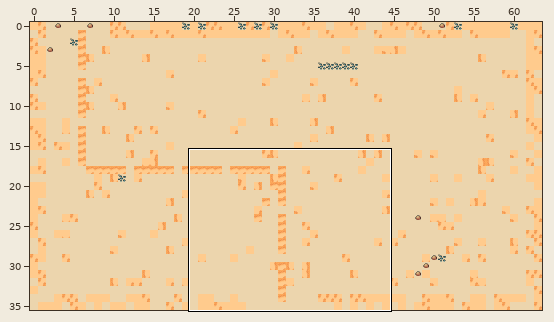
Two versions of a level (Tiled map, game/assets/resources/data/levels/chapter-3/room-15.tmx). The picture above shows the old version from afar; the outline marks the close-up.
Close-up. Earlier state:
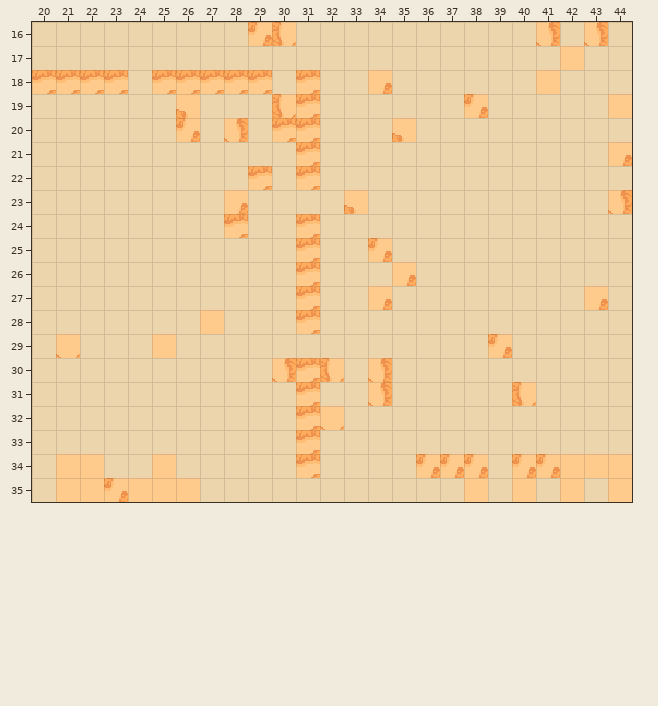
Cells are 16x16 px. Shown: x 20..44, y 16..35. The commit also changed other parts of the map, which this record leaves out. The commit also replaced the tileset; all pictures use the new one.
New version:
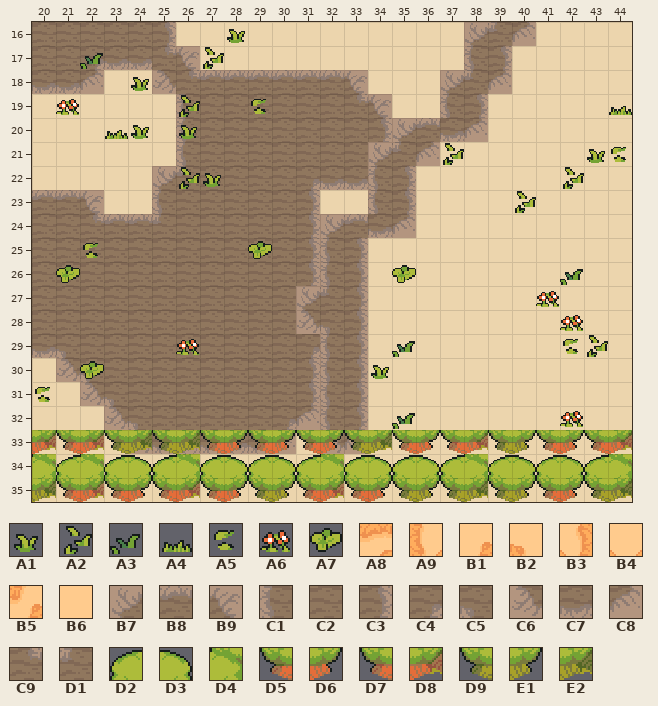
Key: from "floordetail": A1 32, A2 33, A3 34, A4 35, A5 36, A6 37, A7 39; from "tilefloor": A8 5, A9 26, B1 27, B2 28, B3 29, B4 30, B5 31, B6 34, B7 319, B8 320, B9 321, C1 341, C2 342, C3 343, C4 346, C5 347, C6 363, C7 364, C8 365, C9 368, D1 369; from "village": D2 124, D3 125, D4 141, D5 144, D6 145, D7 160, D8 161, D9 204, E1 205, E2 221.
__ is an empty cell.
Tiles replaced or removed in this view: A8, A9, B1, B2, B3, B4, B5, B6.
The exact change:
Changed rows in their new state; .. is an unchanged cell.
Layer "ground":
first column x 20:
16 C2 C2 C2 C2 C2 C3 .. .. .. .. .. .. .. .. ..
17 C2 C2 C4 C7 C7 C9 B9 .. .. .. .. .. .. .. ..
18 C7 C7 C8 .. .. C6 C9 B8 B8 B8 B8 B8 B8 B9 ..
19 .. .. .. .. .. .. C1 C2 C2 C2 C2 C2 C2 C9 B9
20 .. .. .. .. .. .. C1 C2 C2 C2 C2 C2 C2 C2 C3
21 .. .. .. .. .. .. C1 C2 C2 C2 C2 C2 C2 C2 ..
22 .. .. .. .. .. B7 D1 C2 C2 C2 C2 C4 C7 C7 ..
23 B8 B8 B9 .. .. C1 C2 C2 C2 C2 C2 C3 .. .. ..
24 C2 C2 C9 B8 B8 D1 C2 C2 C2 C2 C2 C3 .. .. ..
25 C2 C2 C2 C2 C2 C2 C2 C2 C2 C2 C2 C3 .. .. ..
26 C2 C2 C2 C2 C2 C2 C2 C2 C2 C2 C2 C3 .. .. ..
27 C2 C2 C2 C2 C2 C2 C2 C2 C2 C2 C2 .. .. .. ..
28 C2 C2 C2 C2 C2 C2 C2 C2 C2 C2 C2 .. .. .. ..
29 C7 C5 C2 C2 C2 C2 C2 C2 C2 C2 C2 C4 .. .. ..
30 .. C6 C5 C2 C2 C2 C2 C2 C2 C2 C2 C3 .. .. ..
31 .. .. C6 C5 C2 C2 C2 C2 C2 C2 C2 C3 .. .. ..
32 .. .. .. C6 C5 C2 C2 C2 C2 C2 C4 C8 .. .. ..
33 .. .. .. .. C6 C7 C7 C7 C7 C7 C8 .. .. .. ..
Layer "path":
first column x 20:
16 .. .. .. .. .. .. .. .. .. .. .. .. .. .. .. .. .. .. B7 D1 C8
17 .. .. .. .. .. .. .. .. .. .. .. .. .. .. .. .. .. .. C1 C3 ..
18 __ __ __ __ .. __ __ __ __ __ .. __ .. .. .. .. .. B7 D1 C8 ..
19 .. .. .. .. .. .. .. .. .. .. .. __ .. .. .. .. .. C1 C3 .. ..
20 .. .. .. .. .. .. .. .. .. .. __ __ .. .. .. B7 B8 C7 C8 .. ..
21 .. .. .. .. .. .. .. .. .. .. .. __ .. .. B7 D1 C8 .. .. .. ..
22 .. .. .. .. .. .. .. .. .. __ .. __ .. .. C1 C3 .. .. .. .. ..
23 .. .. .. .. .. .. .. .. .. .. .. .. .. .. C1 C3 .. .. .. .. ..
24 .. .. .. .. .. .. .. .. __ .. .. __ B7 B8 C7 C8 .. .. .. .. ..
25 .. .. .. .. .. .. .. .. .. .. .. __ C1 C3 .. .. .. .. .. .. ..
26 .. .. .. .. .. .. .. .. .. .. .. __ C1 C3 .. .. .. .. .. .. ..
27 .. .. .. .. .. .. .. .. .. .. .. B7 D1 C3 .. .. .. .. .. .. ..
28 .. .. .. .. .. .. .. .. .. .. .. C6 C5 C3 .. .. .. .. .. .. ..
29 .. .. .. .. .. .. .. .. .. .. .. .. C1 C3 .. .. .. .. .. .. ..
30 .. .. .. .. .. .. .. .. .. .. .. __ C1 C3 .. .. .. .. .. .. ..
31 .. .. .. .. .. .. .. .. .. .. .. __ C1 C3 .. .. .. .. .. .. ..
32 .. .. .. .. .. .. .. .. .. .. .. __ C1 C3 .. .. .. .. .. .. ..
33 .. .. .. .. .. .. .. .. .. .. .. __ C6 C8 .. .. .. .. .. .. ..
34 .. .. .. .. .. .. .. .. .. .. .. __ .. .. .. .. .. .. .. .. ..
Layer "decor":
first column x 20:
16 .. .. .. .. .. .. .. .. A1 __ __ .. .. .. .. .. .. .. .. .. .. __ .. __ ..
17 .. .. A3 .. .. .. .. A2 .. .. .. .. .. .. .. .. .. .. .. .. .. .. __ .. ..
18 .. .. .. .. A1 .. .. .. .. .. .. .. .. .. __ .. .. .. .. .. .. __ .. .. ..
19 .. A6 .. .. .. .. A2 .. .. A5 __ .. .. .. .. .. .. .. __ .. .. .. .. .. A4
20 .. .. .. A4 A1 .. A1 .. __ .. .. .. .. .. .. __ .. .. .. .. .. .. .. .. ..
21 .. .. .. .. .. .. .. .. .. .. .. .. .. .. .. .. .. A2 .. .. .. .. .. A1 A5
22 .. .. .. .. .. .. A2 A1 .. .. .. .. .. .. .. .. .. .. .. .. .. .. A2 .. ..
23 .. .. .. .. .. .. .. .. __ .. .. .. .. __ .. .. .. .. .. .. A2 .. .. .. __
25 .. .. A5 .. .. .. .. .. .. A7 .. .. .. .. __ .. .. .. .. .. .. .. .. .. ..
26 .. A7 .. .. .. .. .. .. .. .. .. .. .. .. .. A7 .. .. .. .. .. .. A3 .. ..
27 .. .. .. .. .. .. .. .. .. .. .. .. .. .. __ .. .. .. .. .. .. A6 .. __ ..
28 .. .. .. .. .. .. .. __ .. .. .. .. .. .. .. .. .. .. .. .. .. .. A6 .. ..
29 .. __ .. .. .. __ A6 .. .. .. .. .. .. .. .. A3 .. .. .. __ .. .. A5 A2 ..
30 .. .. A7 .. .. .. .. .. .. .. __ .. __ .. A1 .. .. .. .. .. .. .. .. .. ..
31 A5 .. .. .. .. .. .. .. .. .. .. .. .. .. __ .. .. .. .. .. __ .. .. .. ..
32 .. .. .. .. .. .. .. .. .. .. .. .. __ .. .. A3 .. .. .. .. .. .. A6 .. ..
Layer "border":
first column x 20:
33 D8 D7 D8 D9 E2 D9 E2 D5 D6 D5 D6 D5 D6 D9 E2 D5 D6 D7 D8 D9 E1 D5 D6 D7 D8
34 D4 D2 D4 D2 D3 D2 D4 D2 D3 D2 D3 D2 D4 D2 D3 D2 D3 D2 D4 D2 D3 D2 D3 D2 D4
35 E2 D7 D8 D5 D6 D7 D8 D5 D6 D9 E1 D7 D8 D5 D6 D9 E1 D9 E2 D9 E1 D5 D6 D9 E2
Changed places in both close-ups, as pixel boxes (x1, y1, x2, y2):
changed: (32, 22, 632, 502)
